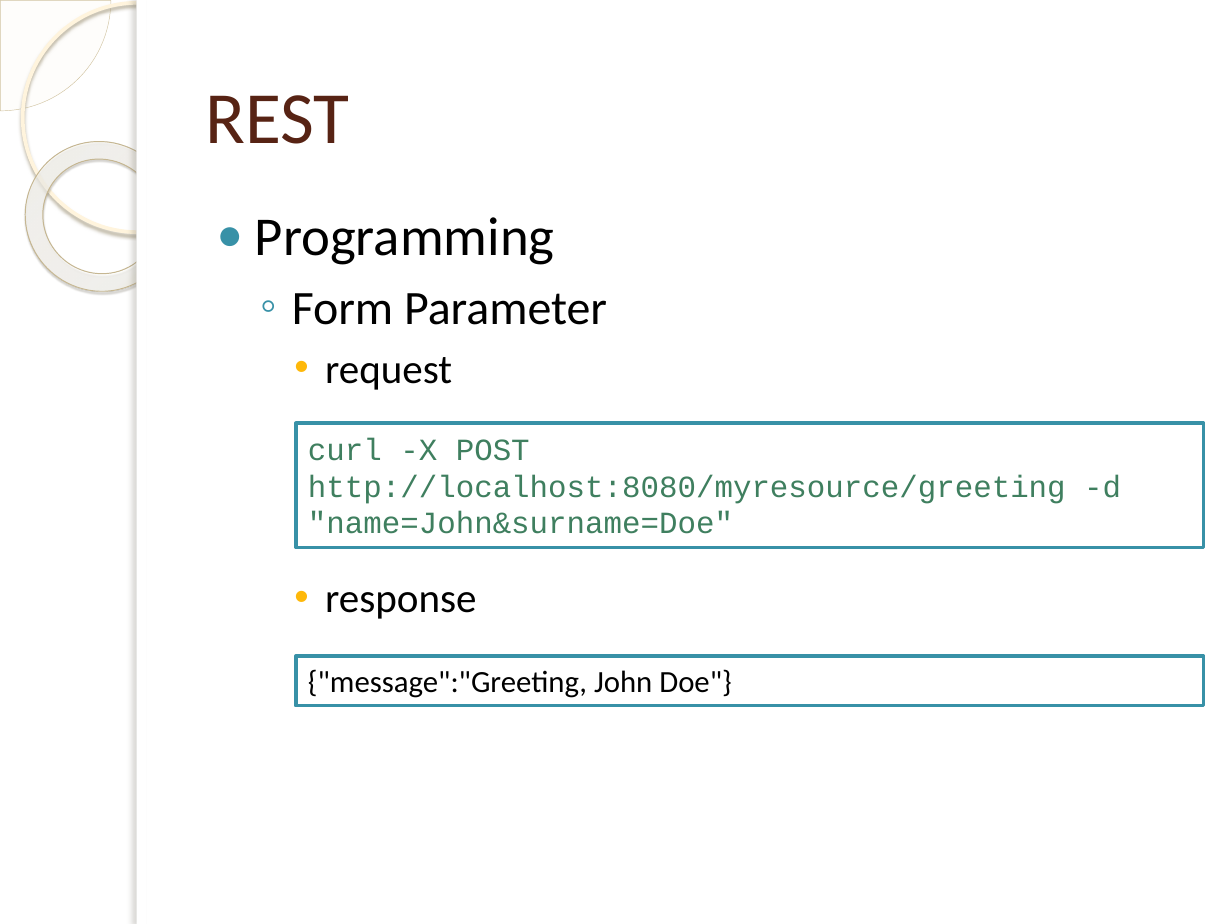
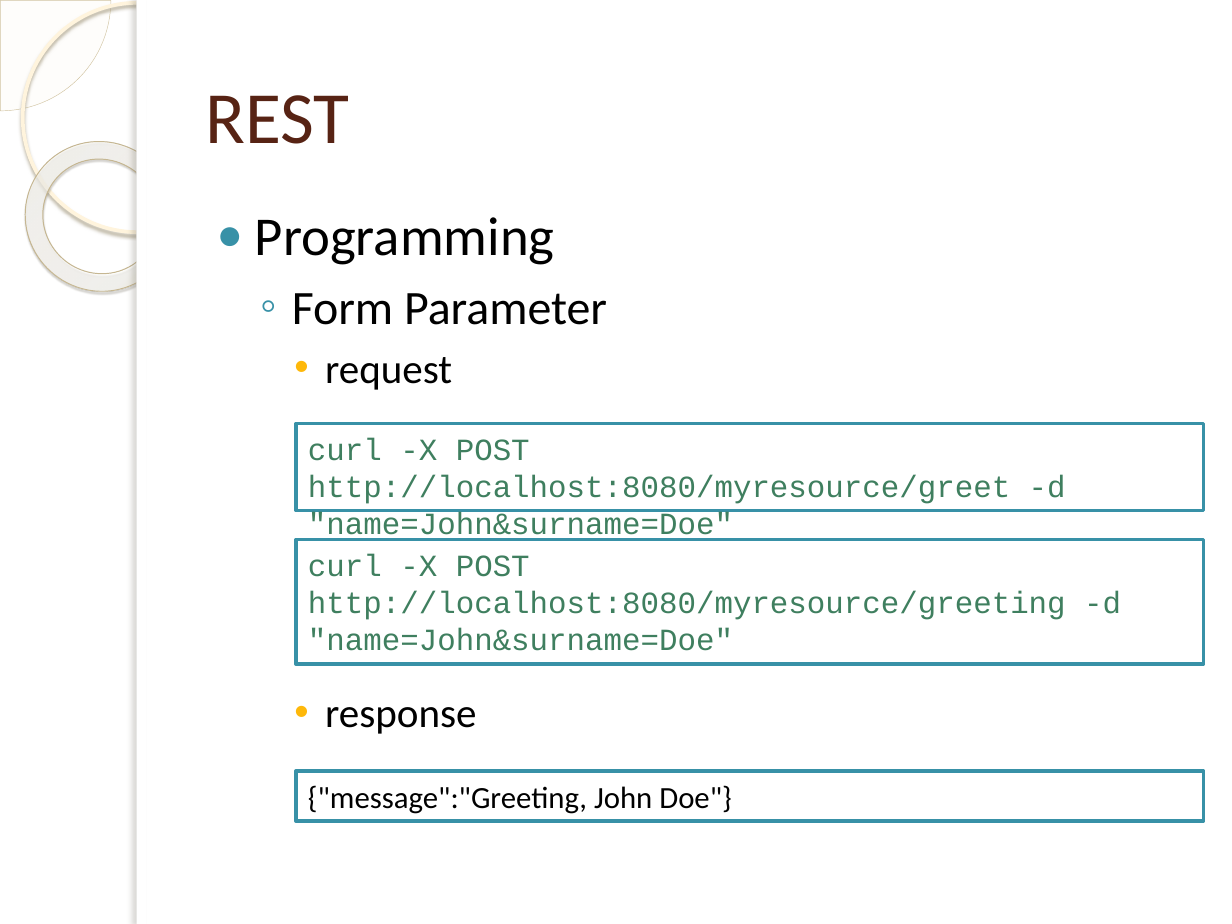
Before and after one commit to tassun/train-rest, a slide deck: slide 36 of Introduction to Rest.pptx (slide 35 before the commit). Drawn at 1232x924 pixels with LibreOffice and Linux fonts; fonts in the diff are those of the drawing; background and template pictures are left out. Boxes give left, top, right and bottom in pixels: in the first picture for what was removed or moved away, otherwise in the second. Text is boxed around its words. In the diff, an @@ line names an element or a change of style, - is before the commit and + after.

```diff
--- a/Introduction to Rest.pptx
+++ b/Introduction to Rest.pptx
@@ text "Programming" rewrapped from [255,217,607,619] to [255,217,607,734] @@
@@ rectangle "curl -X POST http://localhost:8080/myresource/greet -d ...": place and size @@
-rectangle "curl -X POST http://localhost:8080/myresource/greet -d ..." at [296,424,1204,548]
+rectangle "curl -X POST http://localhost:8080/myresource/greet -d ..." at [296,424,1204,511]
@@ text in rectangle at [308,438,1066,541]: text changed @@
-curl -X POST http://localhost:8080/myresource/greeting -d "name=John&surname=Doe"
+curl -X POST http://localhost:8080/myresource/greet -d "name=John&surname=Doe"
@@ rectangle added at [296,540,1204,664], outline #3891A7 2 pt, 18 pt, text #3F7F5F @@
+curl -X POST http://localhost:8080/myresource/greeting -d "name=John&surname=Doe"
@@ rectangle "{"message":"Greeting, John Doe"}": place and size @@
-rectangle "{"message":"Greeting, John Doe"}" at [296,655,1204,705]
+rectangle "{"message":"Greeting, John Doe"}" at [296,771,1204,821]
```
Also in this commit, not shown: 1 other slide changed, 1 slide added, 1 other file.
